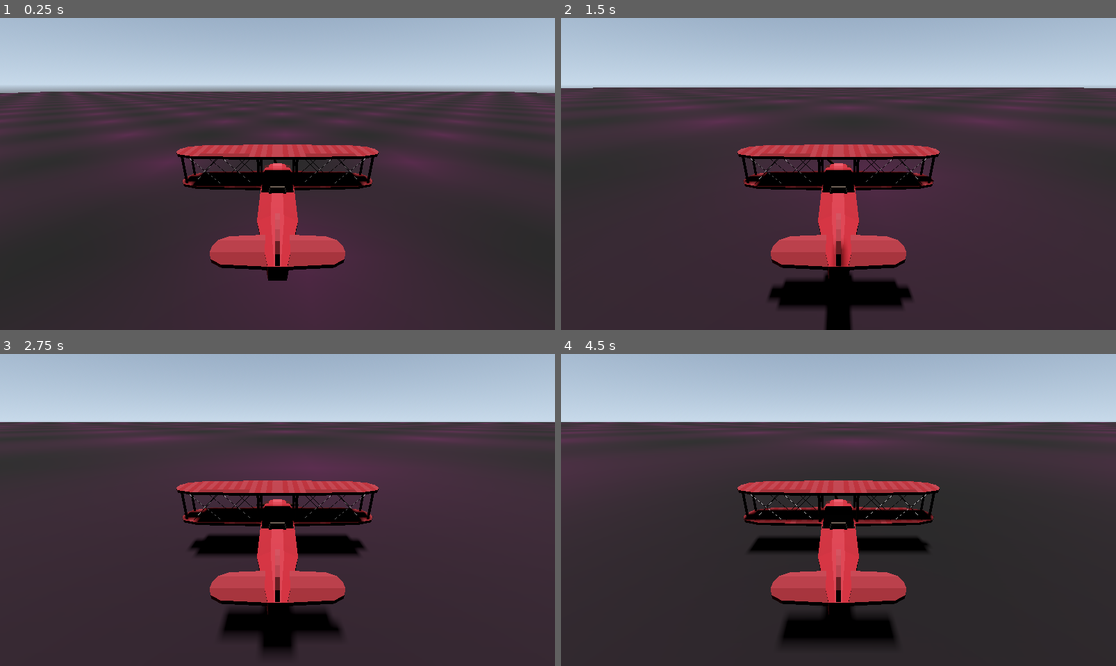
Above: before the commit, frames 1-4 (two rows, left to right).
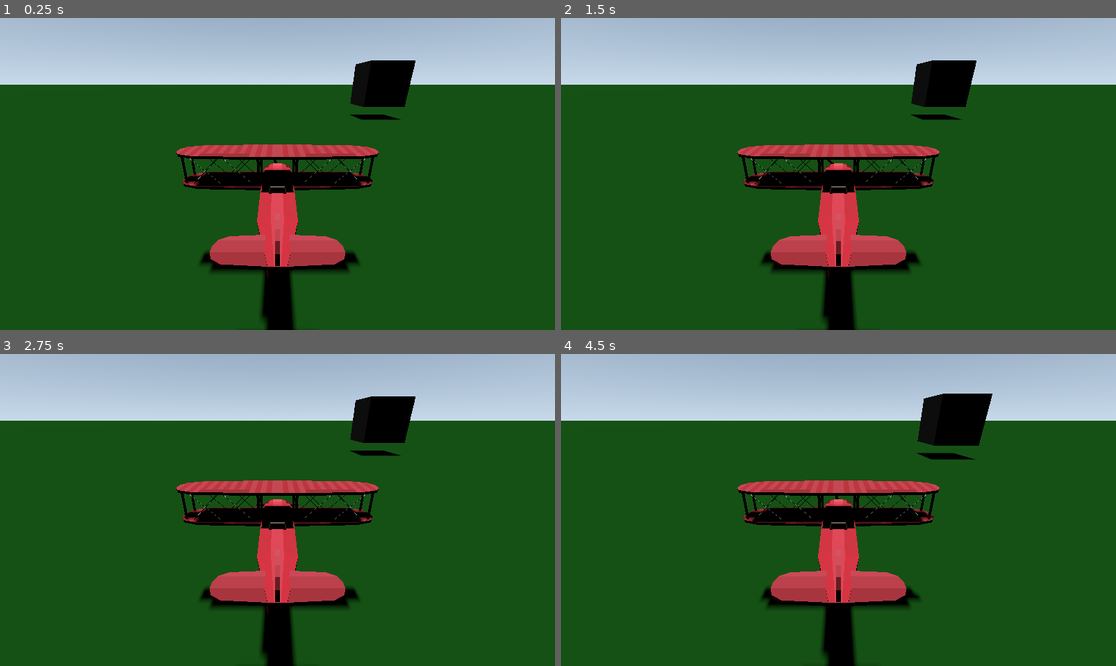
Above: after the commit, the same moments.

Repository: EZ-Tutorial/PlanEZ
Game: Godot game, scene res://Scenes/main.tscn
Two runs of this game, one before a commit and one after it. Both use one fixed random seed, a clock stepped at 60 frames per second and the inputs below.
Inputs (mouse positions are in pixels of both pictures, inside the frame that each line leads up to):
- Up to frame 1 (0.25 s): no input
- Up to frame 2 (1.5 s): move the mouse to (960, 158) at 0.52 s; hold D 0.53-1.28 s; hold Q 0.53-1.28 s; move the mouse to (727, 189) at 1.27 s; hold A from 1.28 s (still down); tap Q at 1.35 s
- Up to frame 3 (2.75 s): move the mouse to (333, 441) at 2.02 s; release A at 2.03 s; hold D from 2.03 s (still down); hold Q from 2.03 s (still down)
- Up to frame 4 (4.5 s): tap Enter at 2.75 s; move the mouse to (810, 572) at 2.77 s; release D at 2.78 s; release Q at 2.78 s; hold W 2.78-3.53 s; tap Q at 2.85, 4.35 s; move the mouse to (1005, 556) at 3.52 s; hold Q 3.53-4.28 s; hold A from 3.53 s (still down); tap Escape (ui_cancel) at 4.15 s; move the mouse to (672, 463) at 4.27 s

The runs differ from the first frame. In frame 1, 72% of the frame differs, in the area x 0-100%, y 13-100%; in frame 2, 71%; in frame 3, 71%; in frame 4, 72%, in the area x 0-100%, y 12-100%.

Commit message:
début de mouvement de l'avion

Diff:
--- a/Planes/plane.gd
+++ b/Planes/plane.gd
@@ -1,46 +1,98 @@
 extends CharacterBody3D
 
-# Vitesse de l'avion (unités par seconde) — en float pour que delta s'accumule
-var max_speed : float = 100.0
+# ------vitesse------
+@export var max_speed : float = 10.0
+@export var acceleration : float = 2
+@export var deceleration : float = 1
 var current_speed : float = 0.0
-var acceleration : float = 20.0
-var deceleration : float = 10.0
 
-var animation_multiplier : float = 4
-var max_animation_speed : float = 10.0
+@export var takeoff_speed : float = 2
 
-# Gravité forte pour chute nette (ne pas dépendre de is_on_floor)
-var gravity : float = 198.0
+# ------direction------
+# Pitch = nez haut/bas (souris verticale). Roll = inclinaison ailes (souris horizontale). Yaw = tourner gauche/droite (Q/D).
+@export var mouse_sensitivity : float = 0.002
+@export var pitch_range : float = 1.0
+@export var yaw_speed : float = 1.2  # rad/s avec Q et D
+const MAX_BANK_RAD := 1.5708  # roll ±90°
+var target_yaw : float = 0.0    # Q/D (lacet = heading)
+var target_pitch : float = 0.0  # souris Y (tangage)
+var target_bank : float = 0.0   # souris X (roulis)
 
+# ------animation------
+@export var animation_multiplier : float = 4
+@export var max_animation_speed : float = 10.0
+
+# ------gravity------
+@export var gravity : float = 198.0
+
+func _ready() -> void:
+	Input.mouse_mode = Input.MOUSE_MODE_CAPTURED
+	target_yaw = rotation.y
+	target_pitch = rotation.x
+	target_bank = rotation.z
+
+func _input(event: InputEvent) -> void:
+	if event is InputEventMouseMotion:
+		var mouse_x: float = event.relative.x * mouse_sensitivity
+		var mouse_y: float = event.relative.y * mouse_sensitivity
+		target_pitch -= mouse_y   # souris verticale = tangage (nez haut/bas)
+		target_bank -= mouse_x    # souris horizontale = roulis (inclinaison ailes)
+		target_pitch = clamp(target_pitch, -pitch_range, pitch_range)
+		target_bank = clamp(target_bank, -MAX_BANK_RAD, MAX_BANK_RAD)
+	if event.is_action_pressed("ui_cancel"):
+		if Input.mouse_mode == Input.MOUSE_MODE_CAPTURED:
+			Input.mouse_mode = Input.MOUSE_MODE_VISIBLE
+		else:
+			Input.mouse_mode = Input.MOUSE_MODE_CAPTURED
 
 func _physics_process(delta: float) -> void:
 
 
 
-	# Si on appuie sur Z (physiquement la touche W sur le clavier)
+	#------speed------
 	if Input.is_physical_key_pressed(KEY_W):
 		# -Z local = "devant" en Godot 3D
-		current_speed += acceleration * delta
-		current_speed = clamp(current_speed, 0, max_speed)
+		current_speed = move_toward(current_speed, max_speed, acceleration * delta)
 	else:
 		# Pas de touche = on s'arrête doucement
-		current_speed -= deceleration * delta
-		current_speed = clamp(current_speed, 0, max_speed)
+		current_speed = move_toward(current_speed, 0, deceleration * delta)
+	current_speed = clamp(current_speed, 0, max_speed)
 
-	# Mettre à jour la vélocité avant l'affichage pour que le déplacement soit effectif
-	velocity = -transform.basis.z * current_speed
+	#velocity update
+	# velocity = -transform.basis.z * current_speed
 
-	print("Current speed: ", current_speed)
+	#------direction------
+	# Yaw (lacet) = Q/A gauche, D droite (A = Q sur AZERTY)
+	if Input.is_physical_key_pressed(KEY_Q) or Input.is_physical_key_pressed(KEY_A):
+		target_yaw += yaw_speed * delta
+	if Input.is_physical_key_pressed(KEY_D):
+		target_yaw -= yaw_speed * delta
 
-	# Vitesse de l'animation de l'hélice = current_speed (plus on va vite, plus l'hélice tourne)
+	if not is_on_floor() or current_speed > takeoff_speed:
+		rotation.y = lerp_angle(rotation.y, target_yaw, delta * 3.0)
+		rotation.x = lerp_angle(rotation.x, target_pitch, delta * 3.0)
+		rotation.z = lerp_angle(rotation.z, target_bank, delta * 5.0)
+	else:
+		rotation.y = lerp_angle(rotation.y, 0, delta)
+		rotation.x = lerp_angle(rotation.x, 0, delta)
+		rotation.z = lerp_angle(rotation.z, 0, delta)
+
+	var forward_direction = -transform.basis.z
+	velocity.x = forward_direction.x * current_speed
+	velocity.z = forward_direction.z * current_speed
+
+	#------animation------
 	var animation_player := $AnimationPlayer
 	if animation_player.has_animation("propeller_rotation"):
 		animation_player.play("propeller_rotation")
 		animation_player.speed_scale = clamp(current_speed, 1, max_animation_speed) * animation_multiplier  # clamp pour que la vitesse reste dans l'intervalle désiré
 
-	# gravity
+
+	#------gravity------
 	if not is_on_floor():
 		velocity.y -= gravity * delta
 
-	# Applique le mouvement
+	if is_on_floor():
+		velocity.y = 0.0
+
 	move_and_slide()
--- a/Scenes/main.tscn
+++ b/Scenes/main.tscn
@@ -19,16 +19,19 @@
 size = Vector3(500, 0.2, 500)
 
 [sub_resource type="PlaneMesh" id="PlaneMesh_floor"]
+lightmap_size_hint = Vector2i(2502, 2502)
 size = Vector2(500, 500)
 
-[sub_resource type="CompressedTexture2D" id="CompressedTexture2D_jjgbg"]
-
 [sub_resource type="StandardMaterial3D" id="StandardMaterial3D_floor"]
-albedo_color = Color(0.22, 0.35, 0.18, 1)
-albedo_texture = SubResource("CompressedTexture2D_jjgbg")
+shading_mode = 2
+albedo_color = Color(0, 0.23921569, 0, 1)
 roughness = 0.9
 uv1_scale = Vector3(10, 10, 10)
 uv1_offset = Vector3(-0.15, 0.47, 0)
+
+[sub_resource type="BoxShape3D" id="BoxShape3D_jjgbg"]
+
+[sub_resource type="BoxMesh" id="BoxMesh_bo1nx"]
 
 [node name="Main" type="Node3D" unique_id=678830766]
 
@@ -46,10 +49,11 @@
 transform = Transform3D(1, 0, 0, 0, 1, 0, 0, 0, 1, 0, -0.1, 0)
 
 [node name="CollisionShape3D" type="CollisionShape3D" parent="Floor" unique_id=111222333]
+transform = Transform3D(10, 0, 0, 0, 10, 0, 0, 0, 10, 0, 0, 0)
 shape = SubResource("BoxShape3D_floor")
 
 [node name="MeshInstance3D" type="MeshInstance3D" parent="Floor" unique_id=444555666]
-transform = Transform3D(1, 0, 0, 0, 1, 0, 0, 0, 1, 0.004699707, 0.1, -0.01771903)
+transform = Transform3D(10, 0, 0, 0, 10, 0, 0, 0, 10, 0.004699707, 0.1, -0.01771903)
 mesh = SubResource("PlaneMesh_floor")
 surface_material_override/0 = SubResource("StandardMaterial3D_floor")
 
@@ -61,3 +65,12 @@
 doppler_tracking = 2
 current = true
 size = 1.294
+
+[node name="cube" type="StaticBody3D" parent="." unique_id=2100800509]
+transform = Transform3D(3, 0, 0, 0, 3, 0, 0, 0, 3, 7.8216324, 2.409225, -14.790166)
+
+[node name="CollisionShape3D" type="CollisionShape3D" parent="cube" unique_id=244867250]
+shape = SubResource("BoxShape3D_jjgbg")
+
+[node name="MeshInstance3D" type="MeshInstance3D" parent="cube" unique_id=1255288204]
+mesh = SubResource("BoxMesh_bo1nx")
